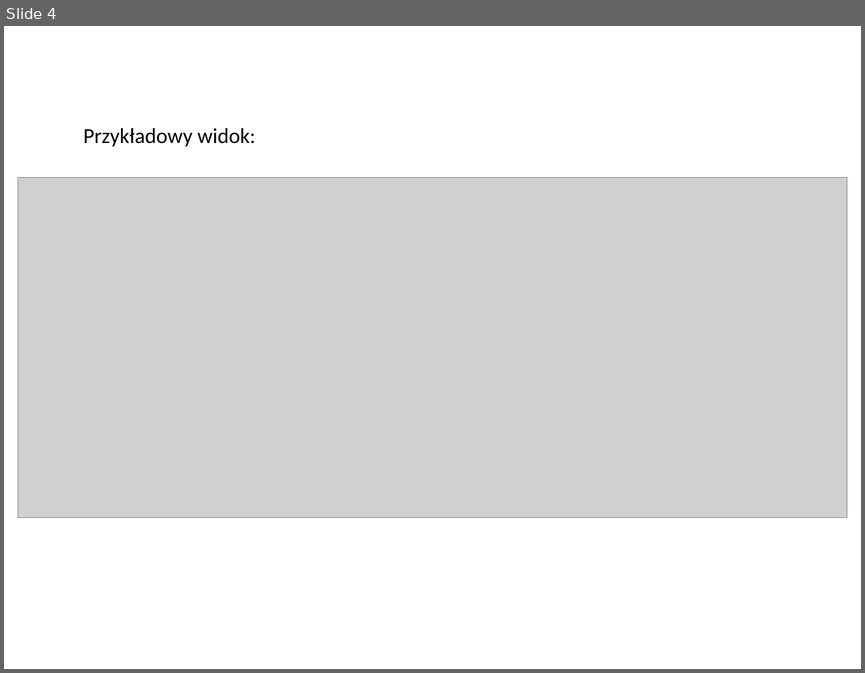
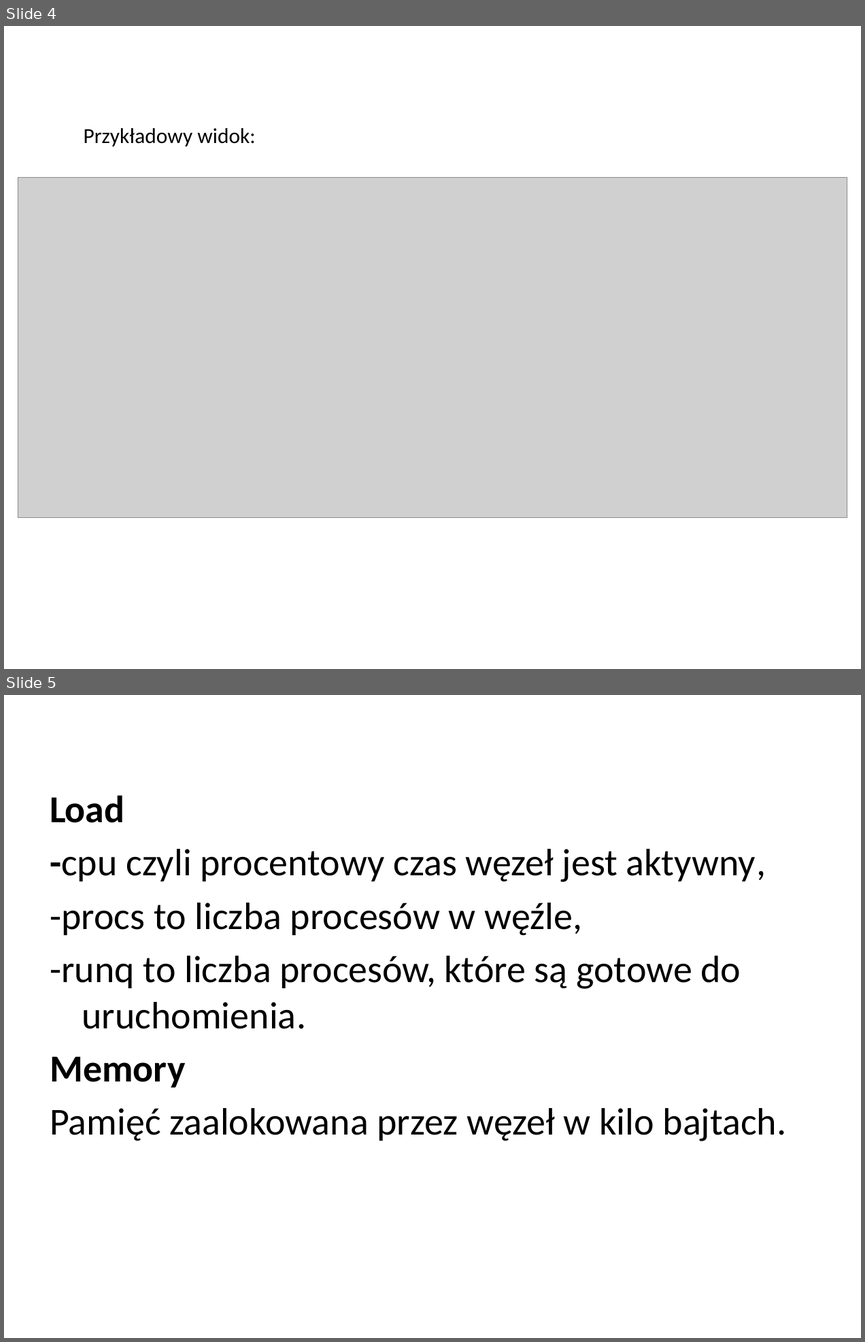
Before and after one commit to jakmak24/etopProjekt, a slide deck: Prezentacja.pptx. Shown one above the other, each under a label of ours: slide 4 before the commit, slides 4 and 5 after it. The pictures are 865x673 and 865x1342 pixels, drawn with LibreOffice and Linux fonts; fonts in the diff are those of the drawing; grey boxes stand for pictures. Boxes give left, top, right and bottom in pixels: in the first picture for what was removed or moved away, otherwise in the second. Text is boxed around its words. In the diff, an @@ line names an element or a change of style, - is before the commit and + after.

```diff
--- a/Prezentacja.pptx
+++ b/Prezentacja.pptx
@@ slide 5 added at [4,695,861,1338], background #FFFFFF @@
@@ text added at [50,795,787,1141], 32 pt, text #000000 @@
+Load
+-cpu czyli procentowy czas węzeł jest aktywny,
+-procs to liczba procesów w węźle,
+-runq to liczba procesów, które są gotowe do uruchomienia.
+Memory
+Pamięć zaalokowana przez węzeł w kilo bajtach.
```
Also in this commit, not shown: 1 other slide added, 2 slides removed, 2 other files.
